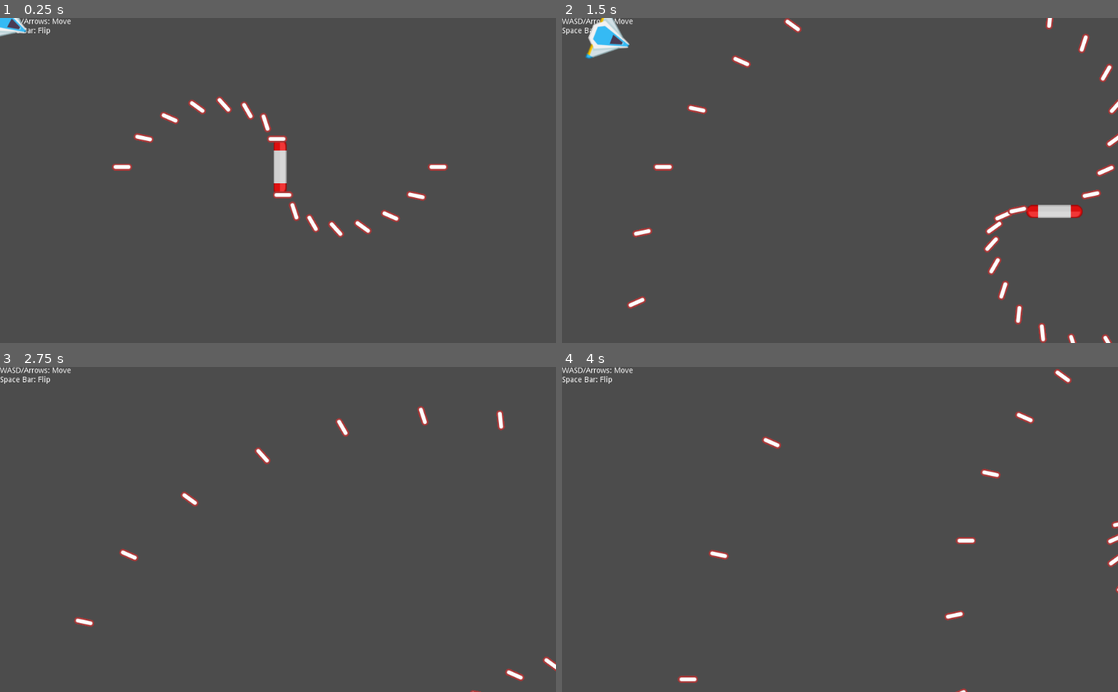
Above: before the commit, frames 1-4 (two rows, left to right).
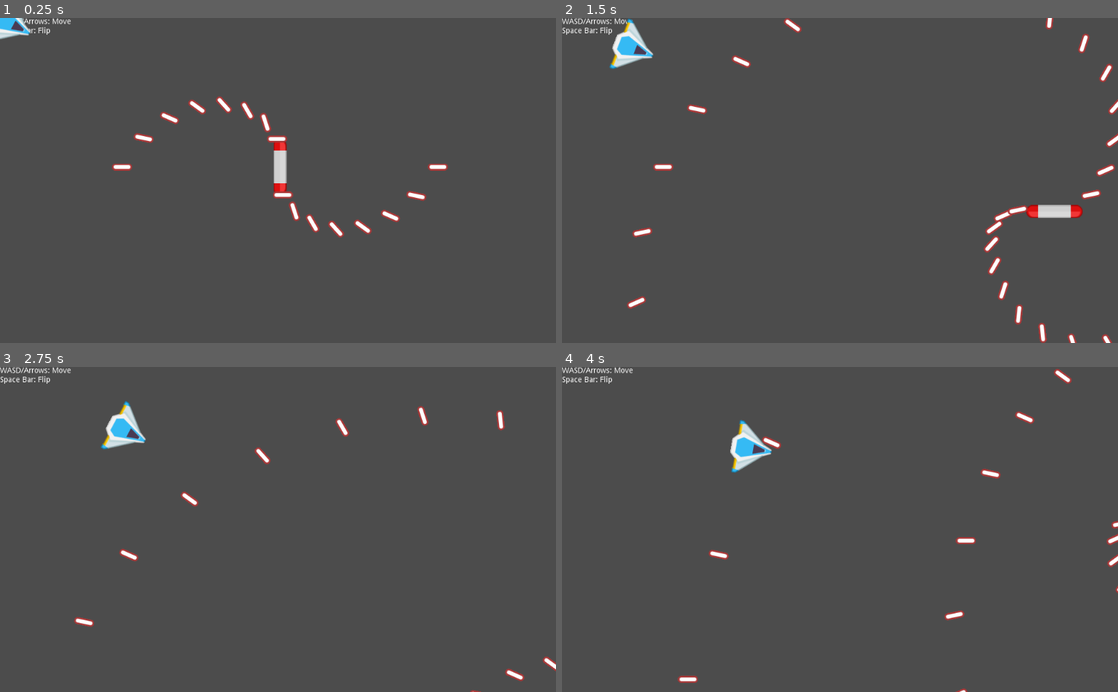
Above: after the commit, the same moments.

Repository: ItsSeaJay/godot-wild-jam-22
Game: Godot game, scene res://Game.tscn
Same seed, same stepped clock (60 frames per second), same inputs: the game is played once before the commit and once after it.
Inputs:
- Up to frame 1 (0.25 s): no input
- Up to frame 2 (1.5 s): hold D (player_move_right) 0.53-1.28 s; hold S (player_move_down) from 1.28 s (still down)
- Up to frame 3 (2.75 s): release S (player_move_down) at 2.03 s; hold D (player_move_right) from 2.03 s (still down)
- Up to frame 4 (4 s): release D (player_move_right) at 2.78 s; hold W (player_move_up) 2.78-3.53 s; hold Left (player_move_left) from 3.53 s (still down)

The runs differ from the first frame. In frame 1, 0.2% of the frame differs, in the area x 0-6%, y 0-7%; in frame 2, 1.1%, in the area x 4-17%, y 0-16%; in frame 3, 0.6%; in frame 4, 0.6%.

Commit message:
Update .gitignore to exclude export folder

Diff:
--- /dev/null
+++ b/Game.gd
@@ -0,0 +1,4 @@
+extends Node2D
+
+func _ready():
+	randomize()
--- a/Game.tscn
+++ b/Game.tscn
@@ -1,9 +1,11 @@
-[gd_scene load_steps=3 format=2]
+[gd_scene load_steps=4 format=2]
 
 [ext_resource path="res://player/Player.tscn" type="PackedScene" id=1]
 [ext_resource path="res://combat/enemy/homing/HomingEnemy.tscn" type="PackedScene" id=2]
+[ext_resource path="res://Game.gd" type="Script" id=3]
 
 [node name="Game" type="Node2D"]
+script = ExtResource( 3 )
 
 [node name="Player" parent="." instance=ExtResource( 1 )]
 position = Vector2( 515.65, 275.013 )
--- a/combat/bullet/Bullet.tscn
+++ b/combat/bullet/Bullet.tscn
@@ -12,5 +12,6 @@
 texture = ExtResource( 1 )
 
 [node name="Hitbox" parent="." instance=ExtResource( 2 )]
+path_to_owner = NodePath("..")
 
 [editable path="Hitbox"]
--- a/combat/enemy/homing/HomingEnemy.gd
+++ b/combat/enemy/homing/HomingEnemy.gd
@@ -1,15 +1,20 @@
 extends Node2D
 
-const Player = preload("res://player/Player.tscn")
+const SPRITES = {
+	Global.TEAMS[0]: preload("res://combat/enemy/homing/playerShip3_red.png"),
+	Global.TEAMS[1]: preload("res://combat/enemy/homing/playerShip3_blue.png")
+}
 
-export var movement_speed = 64.0
+export var movement_speed = 96.0
 
-var team = Global.TEAMS[int(round(rand_range(0, Global.TEAMS.size() - 1)))]
+var team
 var player
 
 func _ready():
 	var players = get_tree().get_nodes_in_group("player")
-	player = players[int(round(rand_range(0, players.size() - 1)))] as Player
+	player = players[int(rand_range(0, players.size() - 1))] as Player
+
+	team = Global.TEAMS[int(rand_range(0, Global.TEAMS.size() - 1))]
 
 func _process(delta):
 	var direction_to_player = global_position.direction_to(player.global_position)
@@ -17,5 +22,4 @@
 	rotation = global_position.angle_to_point(player.global_position)
 
 func hit():
-	print("hit!")
 	queue_free()
--- a/combat/hitbox/Hitbox.gd
+++ b/combat/hitbox/Hitbox.gd
@@ -5,18 +5,25 @@
 
 const Hurtbox = preload("res://combat/hurtbox/Hurtbox.gd")
 
+export var path_to_owner : NodePath
 export var target_group = "enemy"
+
+var hit_owner
 
 func _ready():
 	self.connect("area_entered", self, "_on_area_entered")
+	hit_owner = get_node(path_to_owner)
 
 func _on_area_entered(area):
 	if area is Hurtbox:
 		var entity = area.get_node(area.path_to_owner)
-
 		if entity != null:
 			if entity.is_in_group(target_group):
 				if entity.has_method("hit"):
-					entity.hit()
+					if entity.team != null:
+						if entity.team == owner.team:
+							entity.hit()
+					else:
+						entity.hit()
 
 				emit_signal("target_group_hit")
--- /dev/null
+++ b/finite_state/machine/FiniteStateMachine.gd
@@ -0,0 +1,9 @@
+class_name FiniteStateMachine
+extends Node
+
+var states = []
+
+func _ready():
+	#for child in get_children():
+	#	if child is FiniteState:
+	#		states.push_back(child)
--- /dev/null
+++ b/finite_state/machine/FiniteStateMachine.tscn
@@ -0,0 +1,6 @@
+[gd_scene load_steps=2 format=2]
+
+[ext_resource path="res://finite_state/machine/FiniteStateMachine.gd" type="Script" id=1]
+
+[node name="FiniteStateMachine" type="Node"]
+script = ExtResource( 1 )
--- /dev/null
+++ b/finite_state/states/FiniteState.gd
@@ -0,0 +1,2 @@
+class_name FiniteState
+extends Node2D
--- /dev/null
+++ b/finite_state/states/FiniteState2D.tscn
@@ -0,0 +1,6 @@
+[gd_scene load_steps=2 format=2]
+
+[ext_resource path="res://finite_state/states/FiniteState.gd" type="Script" id=1]
+
+[node name="FiniteState2D" type="Node2D"]
+script = ExtResource( 1 )
--- a/project.godot
+++ b/project.godot
@@ -9,6 +9,16 @@
 config_version=4
 
 _global_script_classes=[ {
+"base": "Reference",
+"class": "FiniteState",
+"language": "GDScript",
+"path": "res://finite_state/states/FiniteState.gd"
+}, {
+"base": "Node",
+"class": "FiniteStateMachine",
+"language": "GDScript",
+"path": "res://finite_state/machine/FiniteStateMachine.gd"
+}, {
 "base": "Area2D",
 "class": "Hitbox",
 "language": "GDScript",
@@ -25,6 +35,8 @@
 "path": "res://player/Player.gd"
 } ]
 _global_script_class_icons={
+"FiniteState": "",
+"FiniteStateMachine": "",
 "Hitbox": "",
 "Hurtbox": "",
 "Player": ""
Not shown, changed: .gitignore
Not shown, added: export/0.2.0/Godot Wild Jam 22.exe
Not shown, added: export/0.2.0/Godot Wild Jam 22.pck
Not shown, added: export/0.2.0/Godot Wild Jam 22.zip
